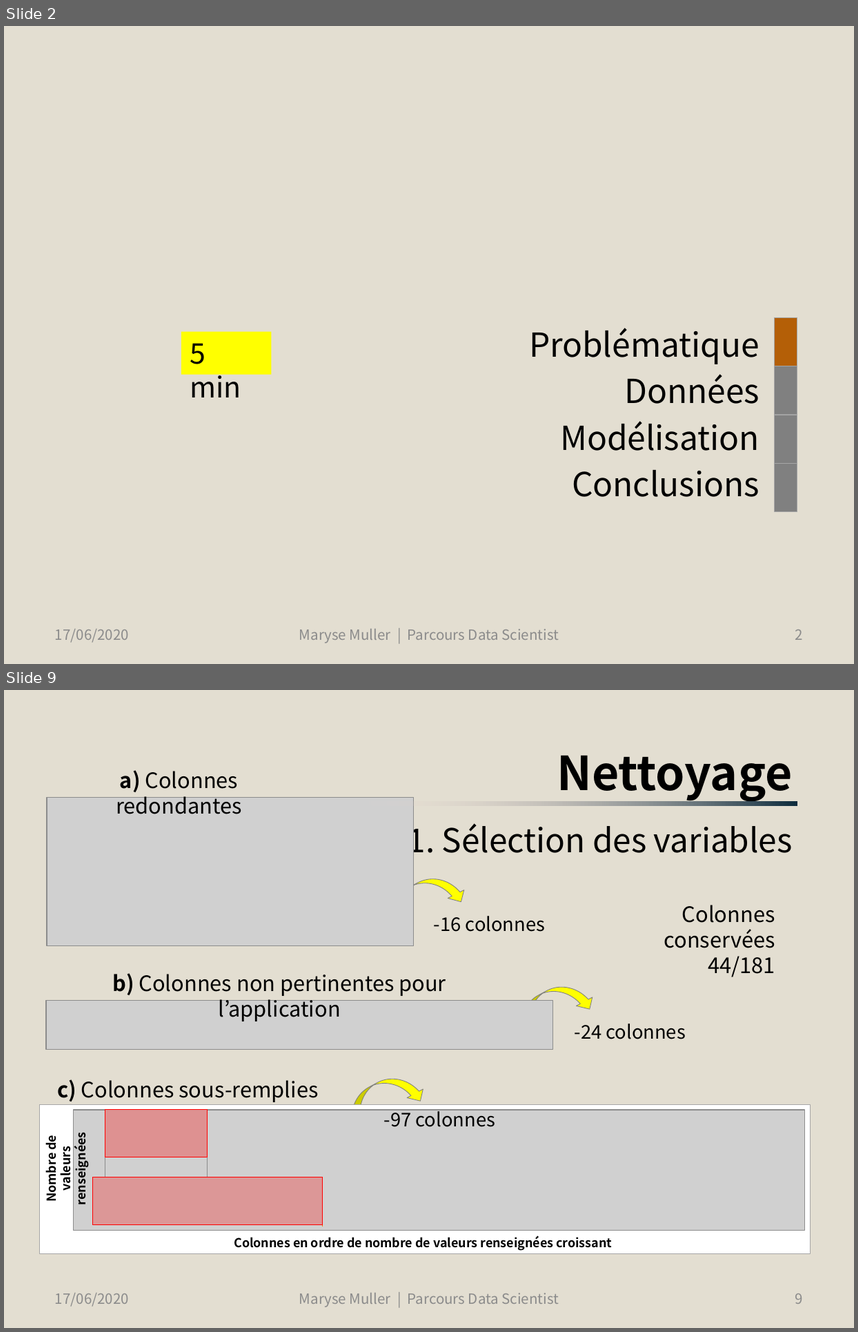
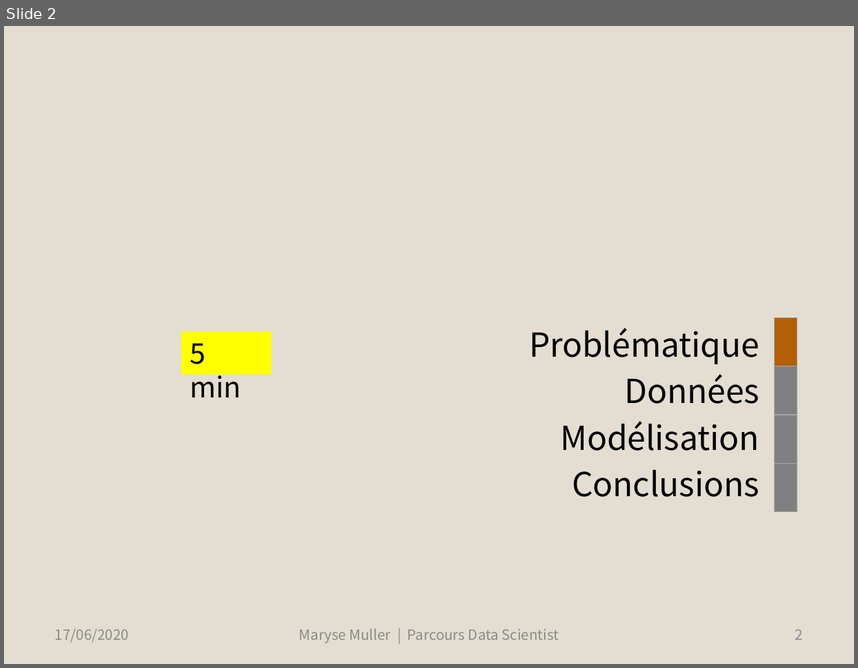
Before and after one commit to SmellyArmure/OC_DS_Project4, a slide deck: PRESENTATION/Projet4.pptx. Shown one above the other, each under a label of ours: slides 2 and 9 before the commit, slide 2 after it; the slides between them are not shown. The pictures are 858x1332 and 858x668 pixels, drawn with LibreOffice and Linux fonts; fonts in the diff are those of the drawing; grey boxes stand for pictures. Boxes give left, top, right and bottom in pixels: in the first picture for what was removed or moved away, otherwise in the second. Text is boxed around its words. In the diff, an @@ line names an element or a change of style, - is before the commit and + after.

```diff
--- a/PRESENTATION/Projet4.pptx
+++ b/PRESENTATION/Projet4.pptx
@@ slide 9 removed at box(4, 690, 854, 1328), background #E3DED1 @@
@@ text removed at box(116, 770, 242, 814) @@
-a) Colonnes redondantes
@@ title removed at box(408, 755, 793, 860) @@
-Nettoyage
-1. Sélection des variables
@@ picture removed at box(47, 797, 413, 945) @@
@@ rectangle removed at box(359, 801, 797, 806) @@
@@ curved right arrow removed at box(379, 865, 469, 935) @@
@@ text removed at box(434, 916, 545, 931) @@
--16 colonnes
@@ text removed at box(664, 905, 775, 977) @@
-Colonnes
-conservées
-44/181
@@ text removed at box(112, 973, 446, 1021) @@
-b) Colonnes non pertinentes pour l’application
@@ curved right arrow removed at box(509, 972, 598, 1043) @@
@@ picture removed at box(47, 1000, 553, 1049) @@
@@ text removed at box(575, 1023, 686, 1039) @@
--24 colonnes
@@ text removed at box(57, 1079, 319, 1102) @@
-c) Colonnes sous-remplies
@@ curved right arrow removed at box(339, 1064, 428, 1135) @@
@@ text removed at box(384, 1107, 495, 1127) @@
--97 colonnes
@@ group removed at box(40, 1104, 811, 1253): 3 rectangles, 2 pictures, 2 lines, 2 texts @@
-Colonnes en ordre de nombre de valeurs renseignées croissant
-Nombre de valeurs renseignées
@@ text removed at box(55, 1292, 129, 1306) @@
-17/06/2020
@@ text removed at box(299, 1292, 559, 1307) @@
-Maryse Muller | Parcours Data Scientist
@@ page number removed at box(795, 1293, 803, 1303) @@
-9
```
Also in this commit, not shown: 10 slides changed, 18 slides added, 6 other slides removed, 20 other files.
